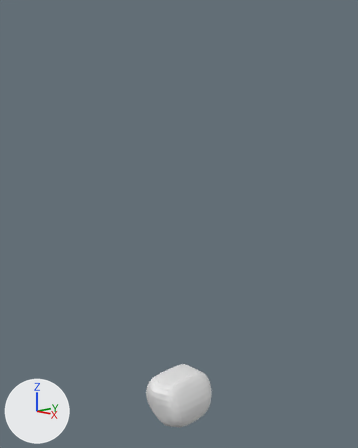
What one commit did to the Blender file mtl-snc.blend.
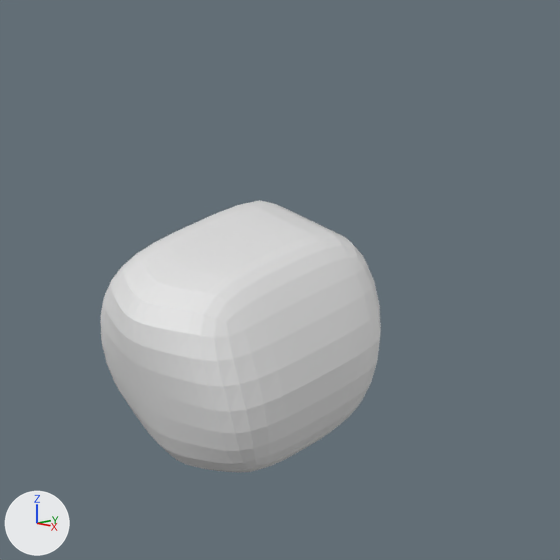
The first picture shows the older version from a 50 mm lens placed at (6.92, -6.44, 5.09), pointed at (0.0, 0.18, 3.27). The close-ups show both versions on the part from 34% to 71% of the width and 71% to 100% of the height of that picture; other places that the commit changed are outside them. The lights are fixed; the arrows at lower left show +X, +Y and +Z.
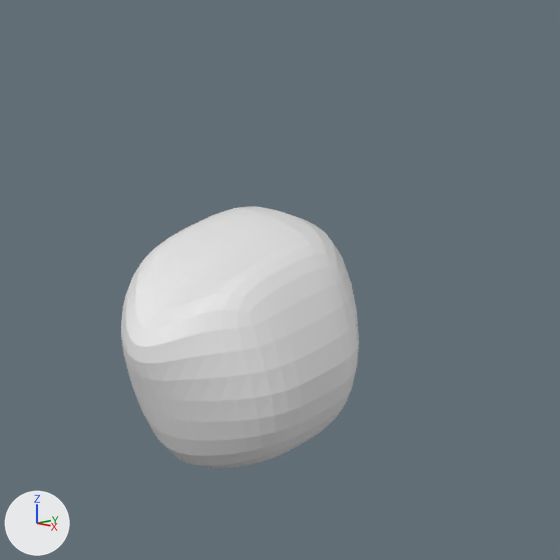
Boxes [x1, y1, x2, y2] around the edits, measured in the close-ups (560 x 560 px):
'Cube', reshaped (15% narrower)
    before: [101, 200, 381, 473]
    after: [121, 206, 359, 468]

The change, as a list of edits to the scene's bpy script:
```text
Change me_cube_001:
    where me_cube_001.from_pydata(...)  # 25 vertices, 20 faces; spans x -0.612..0.0, y -0.682..0.752, z -0.997..0.13
    used by ob_cube; location = (0.0, 0.0, 0.0)
    me_cube_001 part 1
    me_cube_001.vertices[0].co: (-0.473, -0.194, -0.831) -> (-0.473, -0.031, -0.776)
    me_cube_001.vertices[1].co: (-0.344, -0.374, 0.13) -> (-0.344, -0.133, 0.13)
    me_cube_001.vertices[2].co: (-0.473, 0.573, -0.831) -> (-0.473, 0.409, -0.776)
    me_cube_001.vertices[3].co: (-0.344, 0.752, 0.13) -> (-0.344, 0.512, 0.13)
    me_cube_001.vertices[7].co: (0.0, -0.682, 0.13) -> (0.0, -0.682, -0.173)
    me_cube_001.vertices[8].co: (-0.612, -0.374, -0.39) -> (-0.612, -0.133, -0.39)
    me_cube_001.vertices[9].co: (-0.612, 0.752, -0.39) -> (-0.612, 0.512, -0.39)
    me_cube_001.vertices[12].co: (-0.473, 0.189, -0.831) -> (-0.473, 0.189, -0.776)
    me_cube_001.vertices[17].co: (-0.237, 0.627, -0.917) -> (-0.237, 0.583, -0.917)
    me_cube_001.vertices[18].co: (-0.172, -0.528, 0.13) -> (-0.172, -0.465, 0.068)
    me_cube_001.vertices[19].co: (-0.172, 0.752, 0.13) -> (-0.172, 0.698, 0.13)
    me_cube_001.vertices[20].co: (-0.237, -0.248, -0.917) -> (-0.237, -0.211, -0.917)
    me_cube_001.vertices[21].co: (-0.306, 0.752, -0.39) -> (-0.306, 0.698, -0.39)
    me_cube_001.vertices[22].co: (-0.306, -0.423, -0.39) -> (-0.306, -0.37, -0.39)
```
